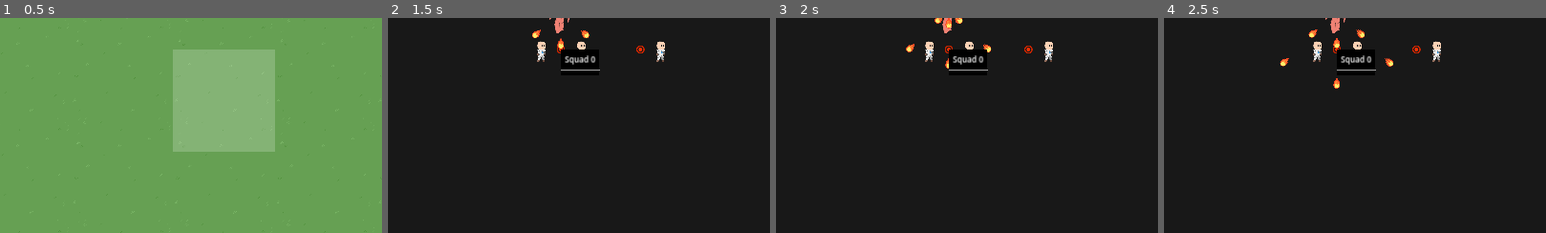
Above: before the commit, frames 1-4 (left to right).
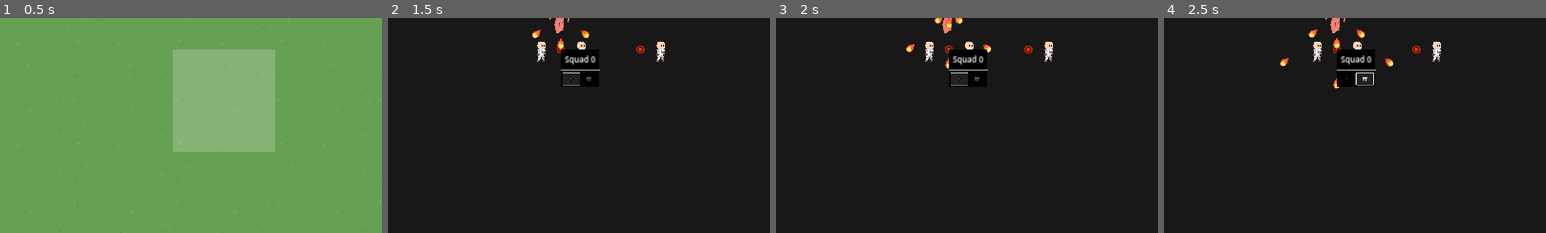
Above: after the commit, the same moments.

Repository: Hokome/BulletHellJam5
Game: Godot game, scene res://ui/squad_info.tscn
The game is run twice, just before and just after one commit, with the same random seed, the same clock (stepped at 60 frames per second) and the same inputs. This scene is started directly instead of the project's main scene.
Inputs (mouse positions are % of the whole screen's width and height, from its top left):
- Up to frame 1 (0.5 s): no input
- Up to frame 2 (1.5 s): click "Go!" at 0.5 s; click (51, 57) at 1.27 s
- Up to frame 3 (2 s): no input
- Up to frame 4 (2.5 s): click (54, 57) at 2.02 s
The pictures show only the part of the screen within x 27-77%, y 43-93%; the shares and areas given below are measured in that part.

Frame 1 is identical in both runs. In frame 2, less than 0.1% of the frame differs, in the area x 45-54%, y 25-32%; in frame 3, less than 0.1%; in frame 4, 0.2%, in the area x 45-55%, y 25-32%.

Commit message:
Squad add and trash

Diff:
--- a/ui/map_ui.gd
+++ b/ui/map_ui.gd
@@ -6,12 +6,15 @@
 @export var unit_ui_scene: PackedScene
 @onready var squad_list = $right/vbox/squads
 @onready var edit_button = $right/vbox/edit
+@onready var new_squad_button = $right/vbox/new_squad
 
 var elem_dictionary: Dictionary = {}
 
 var is_editing := false:
 	set(val):
 		is_editing = val
+		new_squad_button.visible = is_editing
+
 		for s: SquadUI in squad_list.get_children():
 			s.select_button.visible = !is_editing
 			s.empty_spot_button.visible = is_editing
@@ -25,19 +28,19 @@
 
 func display_squads(squads: Array):
 	elem_dictionary.clear()
-	edit_button.visible = !squads.is_empty()
 
+	is_editing = false
 	for c in squad_list.get_children():
 		c.queue_free()
 
+	if squads.is_empty():
+		edit_button.visible = false
+		return
+
+	edit_button.visible = true
+
 	for squad_info: UM.Squad in squads:
-		if squad_info.marked_delete or squad_info.units.is_empty(): continue
-
-		var squad_ui: SquadUI = squad_ui_scene.instantiate()
-		squad_list.add_child(squad_ui)
-		squad_ui.name_label.text = squad_info.name
-		squad_ui.empty_spot_button.pressed.connect(move_to_squad.bind(squad_info))
-		elem_dictionary[squad_info] = squad_ui
+		var squad_ui: SquadUI = create_squad_ui(squad_info)
 
 		for unit_info in squad_info.units:
 			var unit_ui: UnitUI = unit_ui_scene.instantiate()
@@ -50,7 +53,21 @@
 
 		squad_ui.sort_children()
 
-		squad_ui.select_button.pressed.connect(um.select_squad.bind(squad_info.id))
+func create_squad_ui(squad_info: UM.Squad) -> SquadUI:
+	var squad_ui: SquadUI = squad_ui_scene.instantiate()
+	squad_list.add_child(squad_ui)
+
+	squad_ui.name_label.text = squad_info.name
+	squad_ui.empty_spot_button.pressed.connect(move_to_squad.bind(squad_info))
+	elem_dictionary[squad_info] = squad_ui
+
+	squad_ui.select_button.pressed.connect(um.select_squad.bind(squad_info.id))
+	squad_ui.trash_button.pressed.connect(on_trash_button_pressed.bind(squad_info))
+
+	squad_ui.empty_spot_button.visible = is_editing
+	squad_ui.trash_button.visible = is_editing and squad_info.marked_delete
+
+	return squad_ui
 
 func unit_clicked(unit: UM.Unit):
 	if !is_editing: return
@@ -71,6 +88,17 @@
 
 	unit_ui.reparent(squad_ui.unit_list)
 	squad_ui.sort_children()
+	squad_ui.trash_button.visible = false
 
-	if old_squad.marked_delete:
-		elem_dictionary[old_squad].queue_free()
+	var old_ui = elem_dictionary[old_squad]
+	old_ui.trash_button.visible = old_squad.marked_delete
+
+func on_trash_button_pressed(squad: UM.Squad):
+	map.selected_tile.remove_squad(squad)
+	elem_dictionary[squad].queue_free()
+
+func _on_new_squad_pressed():
+	var squad: UM.Squad = um.create_squad()
+	map.selected_tile.add_squad(squad)
+
+	create_squad_ui(squad)
--- a/ui/map_ui.tscn
+++ b/ui/map_ui.tscn
@@ -33,6 +33,12 @@
 layout_mode = 2
 theme_override_constants/separation = 20
 
+[node name="new_squad" type="Button" parent="right/vbox"]
+visible = false
+layout_mode = 2
+theme = ExtResource("4_xgdp5")
+text = "+"
+
 [node name="edit" type="Button" parent="right/vbox"]
 layout_mode = 2
 theme = ExtResource("4_xgdp5")
@@ -55,3 +61,5 @@
 layout_mode = 2
 theme = ExtResource("4_xgdp5")
 text = "Go!"
+
+[connection signal="pressed" from="right/vbox/new_squad" to="." method="_on_new_squad_pressed"]
--- a/ui/squad_info.tscn
+++ b/ui/squad_info.tscn
@@ -1,8 +1,10 @@
-[gd_scene load_steps=5 format=3 uid="uid://ib0wxl0njjfc"]
+[gd_scene load_steps=7 format=3 uid="uid://ib0wxl0njjfc"]
 
 [ext_resource type="Theme" uid="uid://c4511mdsphtiy" path="res://ui/main_theme.tres" id="1_hv2nm"]
 [ext_resource type="Script" path="res://ui/squad_ui.gd" id="2_opixs"]
 [ext_resource type="Theme" uid="uid://jlx340yoo0en" path="res://ui/over_button.tres" id="3_5unls"]
+[ext_resource type="Texture2D" uid="uid://c57nohk2jsbs7" path="res://ui/plus.png" id="4_6guwq"]
+[ext_resource type="Texture2D" uid="uid://w1vvo28ul68e" path="res://ui/garbage.png" id="5_7q1vm"]
 
 [sub_resource type="StyleBoxFlat" id="StyleBoxFlat_ykeis"]
 bg_color = Color(0, 0, 0, 1)
@@ -12,13 +14,14 @@
 border_width_bottom = 2
 border_color = Color(0.4, 0.4, 0.4, 1)
 
-[node name="squad" type="PanelContainer" node_paths=PackedStringArray("name_label", "select_button", "unit_list", "empty_spot_button")]
+[node name="squad" type="PanelContainer" node_paths=PackedStringArray("name_label", "select_button", "unit_list", "empty_spot_button", "trash_button")]
 theme = ExtResource("1_hv2nm")
 script = ExtResource("2_opixs")
 name_label = NodePath("vbox/header/margin/name")
 select_button = NodePath("vbox/header/select")
 unit_list = NodePath("vbox/margin/units")
-empty_spot_button = NodePath("vbox/margin/units/empty_spot")
+empty_spot_button = NodePath("vbox/margin/units/edit_buttons/empty_spot")
+trash_button = NodePath("vbox/margin/units/edit_buttons/trash_button")
 
 [node name="vbox" type="VBoxContainer" parent="."]
 layout_mode = 2
@@ -58,10 +61,27 @@
 layout_mode = 2
 theme_override_constants/separation = 20
 
-[node name="empty_spot" type="Button" parent="vbox/margin/units"]
-visible = false
+[node name="edit_buttons" type="HBoxContainer" parent="vbox/margin/units"]
 layout_mode = 2
+
+[node name="empty_spot" type="Button" parent="vbox/margin/units/edit_buttons"]
+custom_minimum_size = Vector2(0, 60)
+layout_mode = 2
+size_flags_horizontal = 3
 theme = ExtResource("1_hv2nm")
 theme_override_colors/font_color = Color(0.4, 0.4, 0.4, 1)
+theme_override_colors/icon_normal_color = Color(0.4, 0.4, 0.4, 1)
 theme_override_styles/normal = SubResource("StyleBoxFlat_ykeis")
-text = "+"
+icon = ExtResource("4_6guwq")
+icon_alignment = 1
+
+[node name="trash_button" type="Button" parent="vbox/margin/units/edit_buttons"]
+custom_minimum_size = Vector2(0, 60)
+layout_mode = 2
+size_flags_horizontal = 3
+theme = ExtResource("1_hv2nm")
+theme_override_colors/font_color = Color(0.4, 0.4, 0.4, 1)
+theme_override_colors/icon_normal_color = Color(0.4, 0.4, 0.4, 1)
+theme_override_styles/normal = SubResource("StyleBoxFlat_ykeis")
+icon = ExtResource("5_7q1vm")
+icon_alignment = 1
--- a/ui/squad_ui.gd
+++ b/ui/squad_ui.gd
@@ -4,7 +4,9 @@
 @export var name_label: Label
 @export var select_button: Button
 @export var unit_list: Control
+
 @export var empty_spot_button: Button
+@export var trash_button: Button
 
 func sort_children():
 	var last_index := get_child_count() - 1
--- a/units/unit_manager.gd
+++ b/units/unit_manager.gd
@@ -26,6 +26,7 @@
 	func add_unit(unit: Unit):
 		unit.squad = self
 		units.append(unit)
+		marked_delete = false
 
 	func remove_unit(unit: Unit):
 		unit.squad = null
@@ -51,6 +52,7 @@
 	next_id += 1
 
 	squad.name = "Squad %s" % squad.id
+	squad.marked_delete = true
 
 	return squad
 
Not shown, added: ui/garbage.png.import
Not shown, added: ui/plus.png.import
